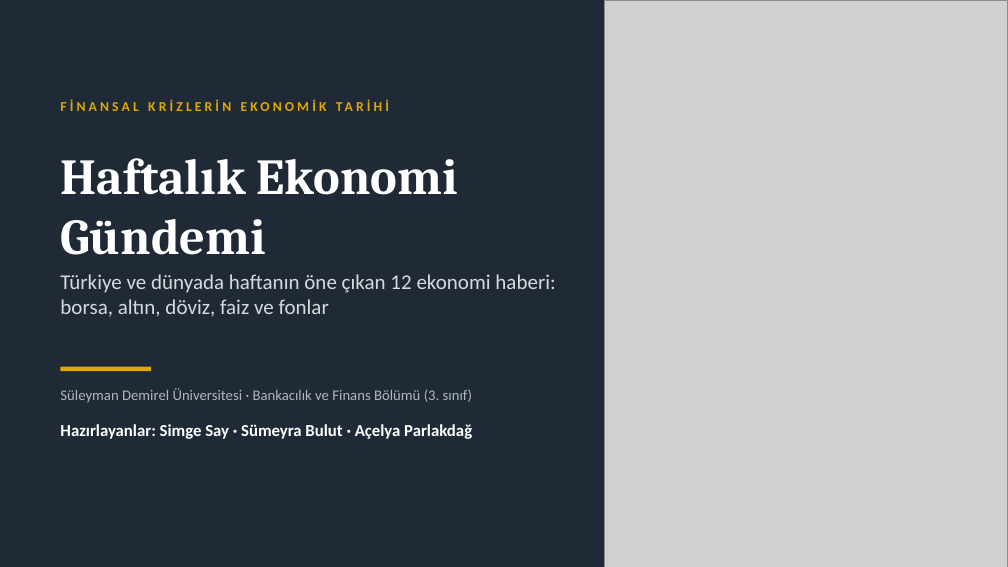
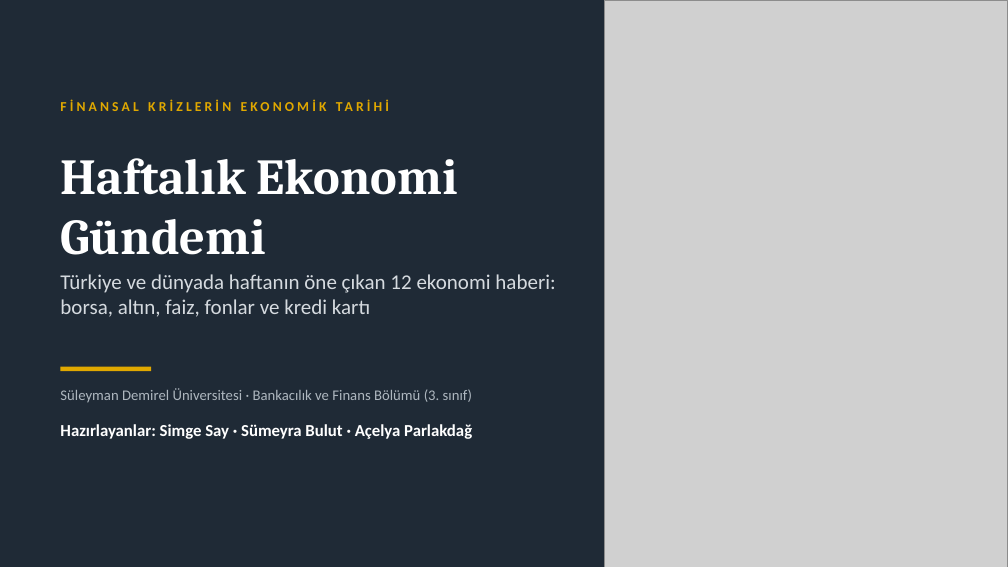
Before and after one commit to likyastudio/ikya-studios-ad, a slide deck: slide 1 of sunum/Haftalik_Ekonomi_Gundemi_Sade.pptx. Drawn at 1008x567 pixels with LibreOffice and Linux fonts; fonts in the diff are those of the drawing; grey boxes stand for pictures. Boxes give left, top, right and bottom in pixels: in the first picture for what was removed or moved away, otherwise in the second. Text is boxed around its words. In the diff, an @@ line names an element or a change of style, - is before the commit and + after.

```diff
--- a/sunum/Haftalik_Ekonomi_Gundemi_Sade.pptx
+++ b/sunum/Haftalik_Ekonomi_Gundemi_Sade.pptx
@@ text at (60, 274, 555, 317): text changed @@
-Türkiye ve dünyada haftanın öne çıkan 12 ekonomi haberi: borsa, altın, döviz, faiz ve fonlar
+Türkiye ve dünyada haftanın öne çıkan 12 ekonomi haberi: borsa, altın, faiz, fonlar ve kredi kartı
```
Also in this commit, not shown: 14 other slides changed, 1 slide added, 1 slide removed.
